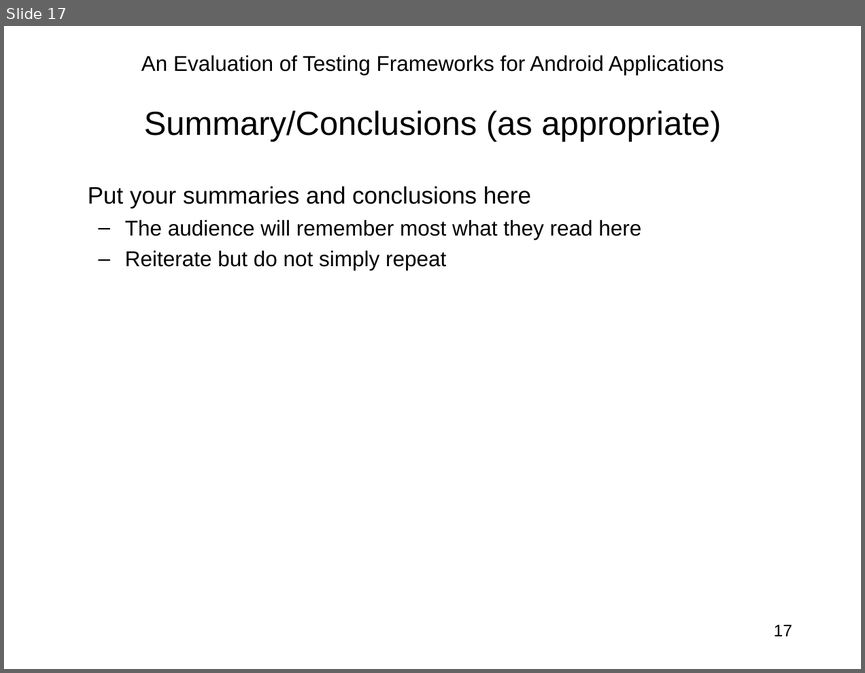
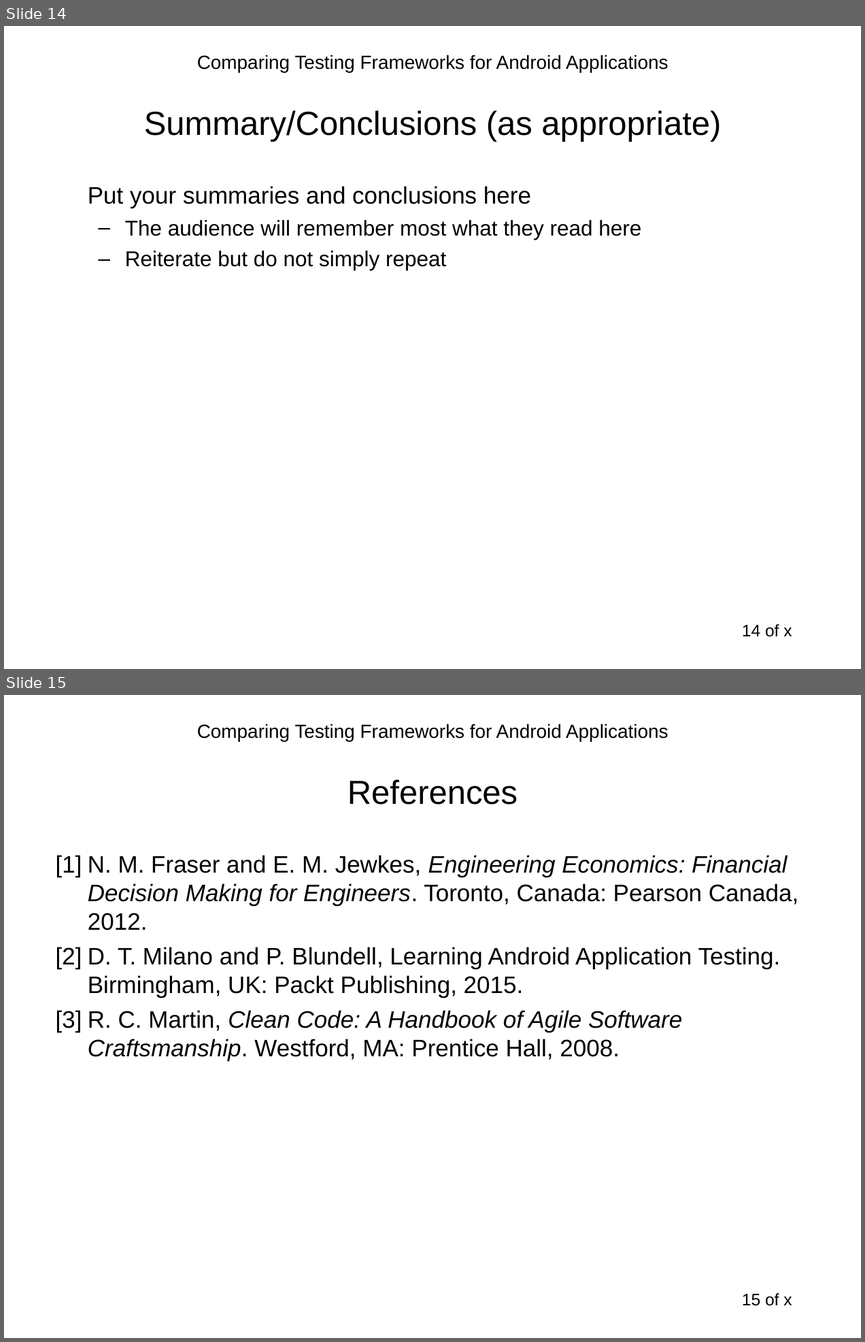
Before and after one commit to sahiljain/tpm, a slide deck: s44jain_tpm.ppt. Shown one above the other, each under a label of ours: slide 17 before the commit, slides 14 and 15 after it. The pictures are 865x673 and 865x1342 pixels, drawn with LibreOffice and Linux fonts; fonts in the diff are those of the drawing. Boxes give left, top, right and bottom in pixels: in the first picture for what was removed or moved away, otherwise in the second. Text is boxed around its words. In the diff, an @@ line names an element or a change of style, - is before the commit and + after.

```diff
--- a/s44jain_tpm.ppt
+++ b/s44jain_tpm.ppt
@@ slide 15 added at bbox=[4, 695, 861, 1338], background #FFFFFF; not listed: 2 template elements that a slide beside it also shows @@
@@ title added at bbox=[347, 779, 517, 804], 28 pt, text #000000 @@
+References
@@ text added at bbox=[56, 855, 798, 1061], 20 pt, text #000000 @@
+[1] N. M. Fraser and E. M. Jewkes, Engineering Economics: Financial Decision Making for Engineers. Toronto, Canada: Pearson Canada, 2012.
+[2] D. T. Milano and P. Blundell, Learning Android Application Testing. Birmingham, UK: Packt Publishing, 2015.
+[3] R. C. Martin, Clean Code: A Handbook of Agile Software Craftsmanship. Westford, MA: Prentice Hall, 2008.
@@ what was slide 17 is now slide 14 @@
@@ slide 14 changed as well @@
@@ text at bbox=[197, 55, 668, 72]: text changed; size 18 to 16 pt @@
-An Evaluation of Testing Frameworks for Android Applications
+Comparing Testing Frameworks for Android Applications
@@ page number added at bbox=[742, 624, 791, 637], 14 pt, text #000000 @@
+14 of x
@@ page number removed at bbox=[774, 624, 792, 636] @@
-17
```
Also in this commit, not shown: 2 other slides changed, 12 other slides added, 15 slides removed.
